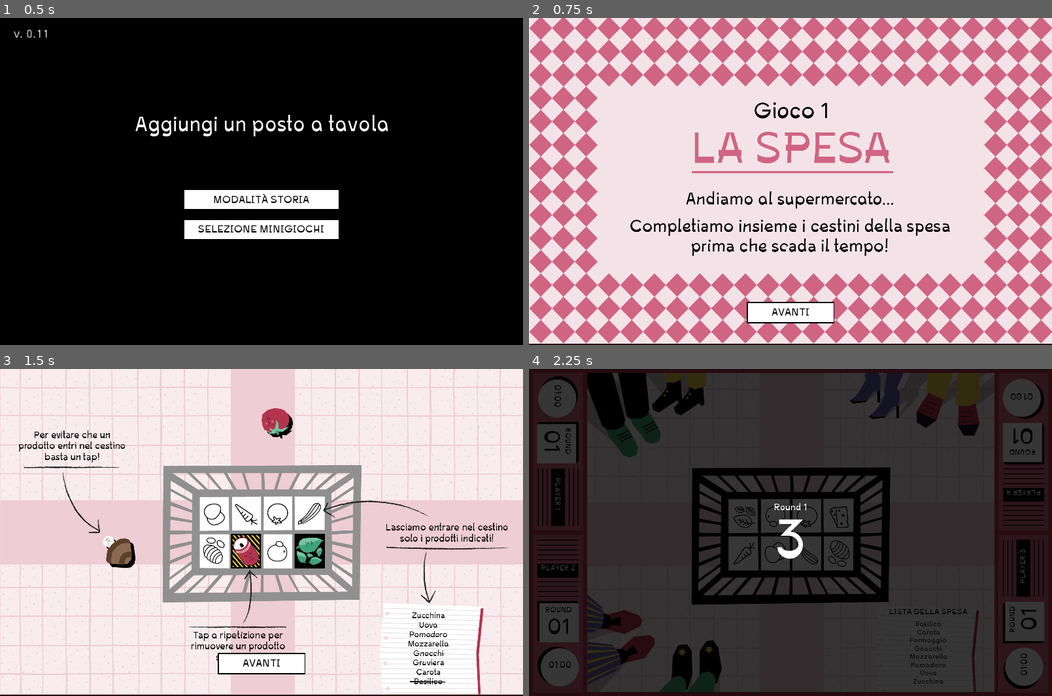
Above: before the commit, frames 1-4 (two rows, left to right).
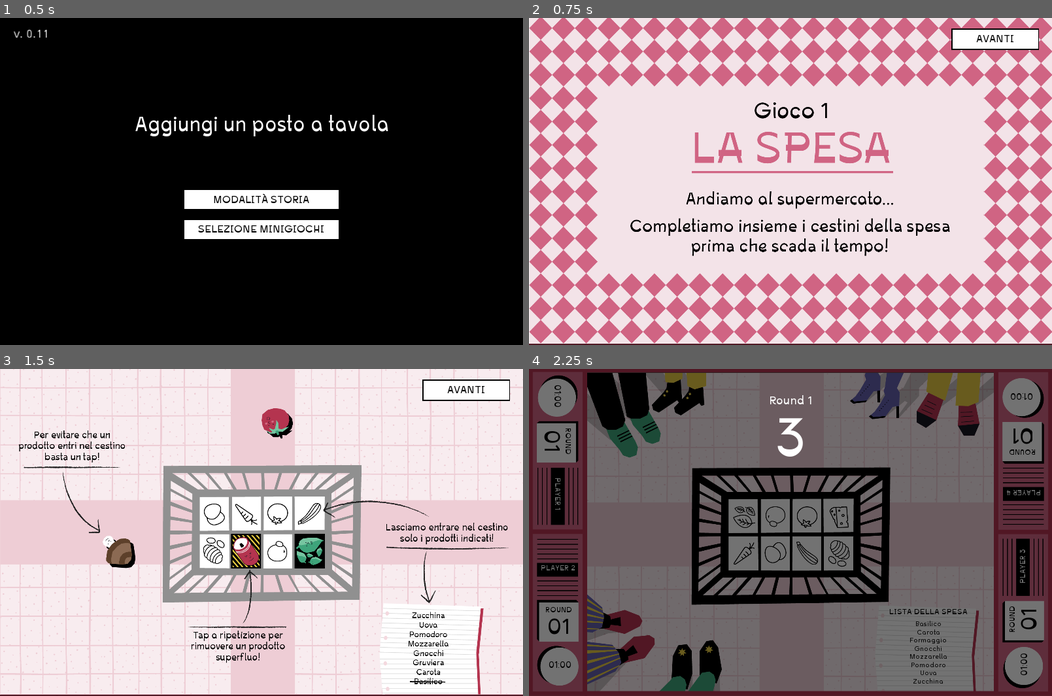
Above: after the commit, the same moments.

Repository: nuco-san/rotary_game
Game: Godot game, scene res://Scenes/TItleScreen.tscn
The game is run twice, just before and just after one commit, with the same random seed, the same clock (stepped at 60 frames per second) and the same inputs.
Inputs:
- Up to frame 1 (0.5 s): no input
- Up to frame 2 (0.75 s): click "MODALITÀ STORIA" at 0.5 s
- Up to frame 3 (1.5 s): click "AVANTI" at 1.25 s
- Up to frame 4 (2.25 s): click "AVANTI" at 2 s

Frame 1 is identical in both runs. In frame 2, 2.6% of the frame differs, in the area x 0-100%, y 3-100%; in frame 3, 1.7%; in frame 4, 86%, in the area x 0-100%, y 0-100%.

Commit message:
fixati asset fondo e sopra

Diff:
--- a/Scenes/MinigameCountdown.gd
+++ b/Scenes/MinigameCountdown.gd
@@ -1,4 +1,4 @@
-extends PanelContainer
+extends Control
 
 signal countdown_finished
 
@@ -8,7 +8,6 @@
 	show()
 
 func start_countdown():
-	print(Global.current_round)
 	if Global.current_round > 1:
 		$YeahLabel.show()
 		$VBoxContainer.hide()
--- a/Scenes/MinigameCountdown.tscn
+++ b/Scenes/MinigameCountdown.tscn
@@ -1,59 +1,56 @@
-[gd_scene load_steps=8 format=2]
+[gd_scene load_steps=7 format=2]
 
 [ext_resource path="res://00_Font_ROTARY/Inconstant-Base100.ttf" type="DynamicFontData" id=1]
 [ext_resource path="res://Scenes/MinigameCountdown.gd" type="Script" id=2]
 [ext_resource path="res://SOund/bleep.mp3" type="AudioStream" id=3]
 
-[sub_resource type="StyleBoxFlat" id=1]
-bg_color = Color( 0, 0, 0, 1 )
-
-[sub_resource type="DynamicFont" id=3]
-size = 34
+[sub_resource type="DynamicFont" id=6]
+size = 44
 font_data = ExtResource( 1 )
 
-[sub_resource type="DynamicFont" id=2]
-size = 200
+[sub_resource type="DynamicFont" id=5]
+size = 196
 extra_spacing_bottom = -32
 font_data = ExtResource( 1 )
 
-[sub_resource type="DynamicFont" id=4]
-size = 102
+[sub_resource type="DynamicFont" id=7]
+size = 138
 extra_spacing_bottom = -32
 font_data = ExtResource( 1 )
 
-[node name="MinigameCountdown" type="PanelContainer"]
+[node name="MinigameCountdown" type="Control"]
 self_modulate = Color( 1, 1, 1, 0.784314 )
-anchor_left = 0.5
-anchor_top = 0.5
-anchor_right = 0.5
-anchor_bottom = 0.5
-margin_left = -381.0
-margin_top = -246.0
-margin_right = 381.0
-margin_bottom = 264.0
-custom_styles/panel = SubResource( 1 )
+anchor_right = 1.0
+anchor_bottom = 1.0
+rect_min_size = Vector2( 1920, 1200 )
 script = ExtResource( 2 )
 
+[node name="ColorRect" type="ColorRect" parent="."]
+anchor_right = 1.0
+anchor_bottom = 1.0
+color = Color( 0, 0, 0, 0.54902 )
+
 [node name="VBoxContainer" type="VBoxContainer" parent="."]
-visible = false
-margin_right = 762.0
-margin_bottom = 510.0
+anchor_right = 1.0
+margin_top = 56.0
+margin_bottom = 377.0
+custom_constants/separation = 22
 alignment = 1
 
 [node name="RoundLabel" type="Label" parent="VBoxContainer"]
-margin_top = 145.0
-margin_right = 762.0
-margin_bottom = 182.0
-custom_fonts/font = SubResource( 3 )
+margin_top = 39.0
+margin_right = 1920.0
+margin_bottom = 86.0
+custom_fonts/font = SubResource( 6 )
 text = "Round 1"
 align = 1
 valign = 1
 
 [node name="CounterLabel" type="Label" parent="VBoxContainer"]
-margin_top = 186.0
-margin_right = 762.0
-margin_bottom = 364.0
-custom_fonts/font = SubResource( 2 )
+margin_top = 108.0
+margin_right = 1920.0
+margin_bottom = 282.0
+custom_fonts/font = SubResource( 5 )
 text = "3"
 align = 1
 valign = 1
@@ -63,10 +60,16 @@
 stream = ExtResource( 3 )
 
 [node name="YeahLabel" type="Label" parent="."]
-margin_top = 217.0
-margin_right = 762.0
-margin_bottom = 293.0
-custom_fonts/font = SubResource( 4 )
+visible = false
+anchor_left = 0.5
+anchor_top = 0.5
+anchor_right = 0.5
+anchor_bottom = 0.5
+margin_left = -381.0
+margin_top = -57.0
+margin_right = 381.0
+margin_bottom = 57.0
+custom_fonts/font = SubResource( 7 )
 text = "YEAH :)"
 align = 1
 valign = 1
--- a/Scenes/MinigameSlides.tscn
+++ b/Scenes/MinigameSlides.tscn
@@ -8,14 +8,12 @@
 script = ExtResource( 3 )
 
 [node name="UIButton" parent="." instance=ExtResource( 2 )]
-anchor_left = 0.5
-anchor_top = 1.0
-anchor_right = 0.5
-anchor_bottom = 1.0
-margin_left = -1121.5
-margin_top = -753.0
-margin_right = -799.5
-margin_bottom = -674.0
+anchor_left = 1.0
+anchor_right = 1.0
+margin_left = -1331.0
+margin_top = -556.0
+margin_right = -1009.0
+margin_bottom = -477.0
 text = "AVANTI"
 
 [connection signal="button_pressed" from="UIButton" to="." method="next_slide"]
--- a/Scenes/Minigioco.tscn
+++ b/Scenes/Minigioco.tscn
@@ -72,7 +72,7 @@
 position = Vector2( 8, -588 )
 
 [node name="FoodBackgroundWrong" parent="TrackManagerBottom/FoodTrack_1/FinishingPoint" index="3"]
-frame = 0
+frame = 1
 
 [node name="FoodTrack_2" parent="TrackManagerBottom" index="1"]
 position = Vector2( 117, -1 )
@@ -82,7 +82,7 @@
 position = Vector2( 7, -585 )
 
 [node name="FoodBackgroundWrong" parent="TrackManagerBottom/FoodTrack_2/FinishingPoint" index="3"]
-frame = 0
+frame = 1
 
 [node name="TrackManagerRight" parent="." instance=ExtResource( 3 )]
 position = Vector2( 1797, 539 )
@@ -95,7 +95,7 @@
 position = Vector2( -659, 0 )
 
 [node name="FoodBackgroundWrong" parent="TrackManagerRight/FoodTrack_1/FinishingPoint" index="3"]
-frame = 0
+frame = 1
 
 [node name="FoodTrack_2" parent="TrackManagerRight" index="1"]
 position = Vector2( 0, 133 )
@@ -106,7 +106,7 @@
 position = Vector2( -659, 0 )
 
 [node name="FoodBackgroundWrong" parent="TrackManagerRight/FoodTrack_2/FinishingPoint" index="3"]
-frame = 0
+frame = 1
 
 [node name="TrackManagerTop" parent="." instance=ExtResource( 3 )]
 position = Vector2( 897, -41 )
@@ -119,7 +119,7 @@
 position = Vector2( 8, 578 )
 
 [node name="FoodBackgroundWrong" parent="TrackManagerTop/FoodTrack_1/FinishingPoint" index="3"]
-frame = 0
+frame = 1
 
 [node name="FoodTrack_2" parent="TrackManagerTop" index="1"]
 position = Vector2( 117, -1 )
@@ -130,10 +130,10 @@
 position = Vector2( 7, 581 )
 
 [node name="FoodBackgroundWrong" parent="TrackManagerTop/FoodTrack_2/FinishingPoint" index="3"]
-frame = 0
+frame = 1
 
 [node name="Sfondo_sopra" type="Sprite" parent="."]
-position = Vector2( 961, 610 )
+position = Vector2( 960, 607 )
 texture = ExtResource( 1 )
 __meta__ = {
 "_edit_lock_": true
@@ -229,10 +229,8 @@
 rect_rotation = 180.0
 
 [node name="MinigameCountdown" parent="UI" instance=ExtResource( 5 )]
-margin_left = -990.0
-margin_top = -623.0
-margin_right = 990.0
-margin_bottom = 641.0
+margin_top = 7.0
+margin_bottom = 7.0
 
 [node name="FoodList" parent="UI" instance=ExtResource( 11 )]
 margin_left = 1340.0
Binary file changed: 02_Sfondi_EXPORT_ROTARY/Sfondo_1_sopra.png
Binary file changed: 02_Sfondi_EXPORT_ROTARY/Sfondo_2_sopra.png
Binary file changed: 02_Sfondi_EXPORT_ROTARY/Sfondo_3_sopra.png
